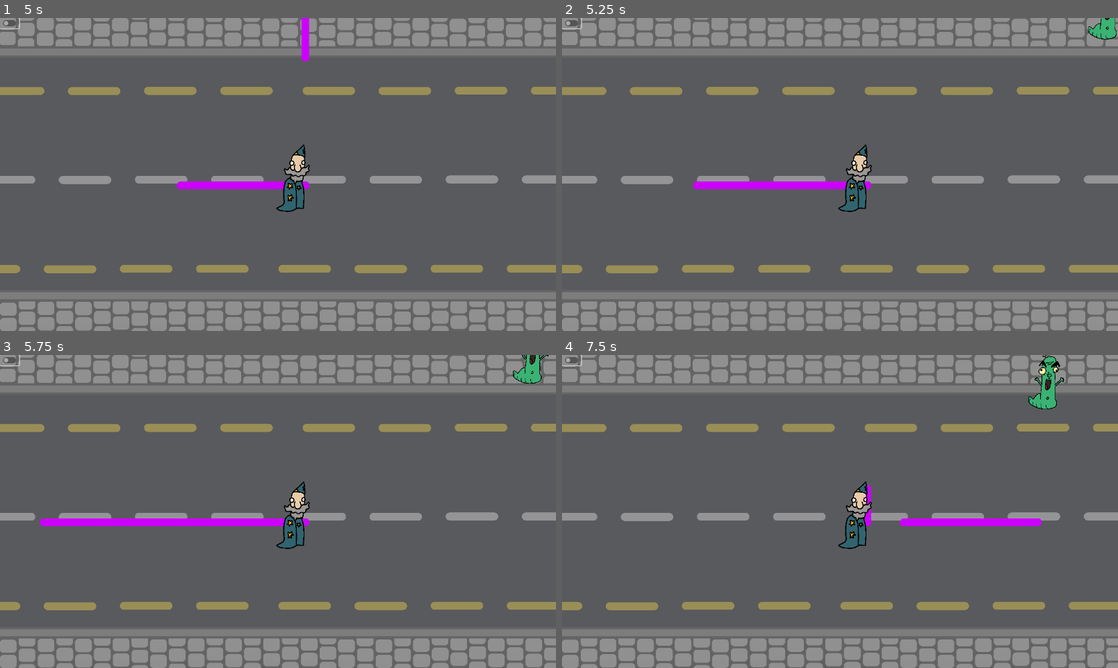
Above: before the commit, frames 1-4 (two rows, left to right).
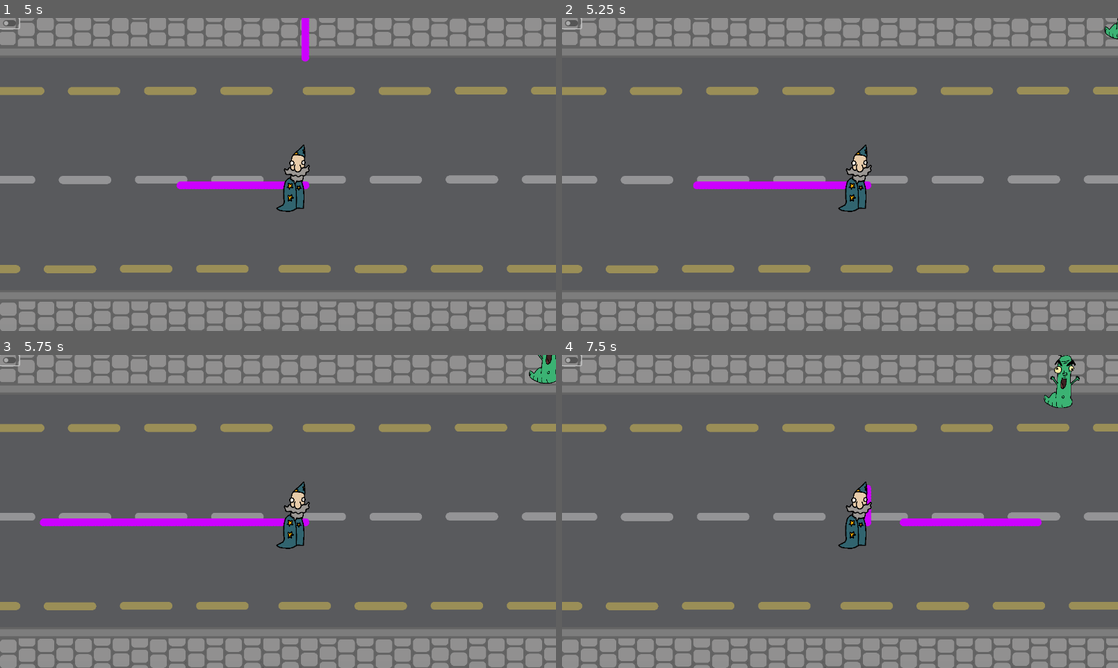
Above: after the commit, the same moments.

Repository: Oscar-Ryley/Charmed-Im-Sure
Game: Godot game, scene res://Godot/Scene.tscn
The game is run twice, just before and just after one commit, with the same random seed, the same clock (stepped at 60 frames per second) and the same inputs.
Inputs (mouse positions are in pixels of both pictures, inside the frame that each line leads up to):
- Up to frame 1 (5 s): click (11, 24) at 0.5 s; tap Enter at 1.25 s; hold Right (ui_right) 1.28-2.03 s; hold Down (ui_down) 2.03-2.78 s; hold Right (ui_right) 2.78-3.53 s; hold Up (ui_up) 3.53-4.28 s; hold Left (ui_left) from 4.28 s (still down)
- Up to frame 2 (5.25 s): keep holding Left (ui_left)
- Up to frame 3 (5.75 s): keep holding Left (ui_left)
- Up to frame 4 (7.5 s): release Left (ui_left) at 5.78 s; hold Down (ui_down) 5.78-6.53 s; hold Right (ui_right) 6.53-7.28 s; hold Up (ui_up) from 7.28 s (still down)

Frame 1 is identical in both runs. In frame 2, 0.2% of the frame differs, in the area x 94-100%, y 0-7%; in frame 3, 0.5%; in frame 4, 1.0%, in the area x 83-94%, y 0-18%.

Commit message:
Collision between charms and Zombies
Zombies also dequeue upon death.
In the process of Implementing a kill counter.

Diff:
--- /dev/null
+++ b/Godot/KillCount.gd
@@ -0,0 +1,11 @@
+extends RichTextLabel
+
+
+# Called when the node enters the scene tree for the first time.
+func _ready():
+	pass # Replace with function body.
+
+
+# Called every frame. 'delta' is the elapsed time since the previous frame.
+func _process(delta):
+	pass
--- a/Godot/Zombie.gd
+++ b/Godot/Zombie.gd
@@ -1,13 +1,16 @@
 extends CharacterBody2D
 
 const SPEED = 70
+var health = 500
 
 func _physics_process(delta):
 	var velocity = global_position.direction_to(Global.wizard_position)
 	move_and_collide(velocity * SPEED * delta)
 
-func _on_rigid_body_2d_body_entered(body):
-	print("zombie hit")
+func _process(delta):
+	if health < 0:
+		queue_free()
+		Global.kills += 1
 
-func _on_rigid_body_2d_body_exited(body):
-	print("zombie exited")
+func _on_area_2d_area_entered(area):
+	health -= 1
--- a/Godot/Zombie.tscn
+++ b/Godot/Zombie.tscn
@@ -4,16 +4,20 @@
 [ext_resource type="Script" path="res://Godot/Zombie.gd" id="1_kqfs0"]
 [ext_resource type="Texture2D" uid="uid://j2cwsbd66mto" path="res://Assets/Zombie-uncharmed.png" id="2_uur21"]
 
+[sub_resource type="CapsuleShape2D" id="CapsuleShape2D_6vm4o"]
+radius = 19.0
+height = 114.0
+
 [sub_resource type="CapsuleShape2D" id="CapsuleShape2D_m55h0"]
 radius = 22.0
 height = 120.0
 
-[sub_resource type="CapsuleShape2D" id="CapsuleShape2D_6vm4o"]
-radius = 19.0
-height = 114.0
-
 [node name="Zombie" type="CharacterBody2D"]
 script = ExtResource("1_kqfs0")
+
+[node name="CollisionShape2D" type="CollisionShape2D" parent="."]
+position = Vector2(636, 331)
+shape = SubResource("CapsuleShape2D_6vm4o")
 
 [node name="Uncharmable" type="Sprite2D" parent="."]
 position = Vector2(634, 329)
@@ -26,15 +30,10 @@
 scale = Vector2(0.049, 0.049)
 texture = ExtResource("2_uur21")
 
-[node name="RigidBody2D" type="RigidBody2D" parent="."]
+[node name="Area2D" type="Area2D" parent="."]
 
-[node name="CollisionShape2D" type="CollisionShape2D" parent="RigidBody2D"]
+[node name="CollisionShape2D" type="CollisionShape2D" parent="Area2D"]
 position = Vector2(636, 331)
 shape = SubResource("CapsuleShape2D_m55h0")
 
-[node name="CollisionShape2D" type="CollisionShape2D" parent="."]
-position = Vector2(636, 331)
-shape = SubResource("CapsuleShape2D_6vm4o")
-
-[connection signal="body_entered" from="RigidBody2D" to="." method="_on_rigid_body_2d_body_entered"]
-[connection signal="body_exited" from="RigidBody2D" to="." method="_on_rigid_body_2d_body_exited"]
+[connection signal="area_entered" from="Area2D" to="." method="_on_area_2d_area_entered"]
--- a/Godot/global.gd
+++ b/Godot/global.gd
@@ -4,6 +4,7 @@
 var spawn_pos_list = [Vector2(-675,-350), Vector2(675, 350), Vector2(-675, 350), Vector2(675, -350)]
 var wizard_position = Vector2(0,0)
 var zombies = 0
+var kills = 0
 
 func spawn_zombie():
 	var obj = spawn_zombie_object.instantiate()
